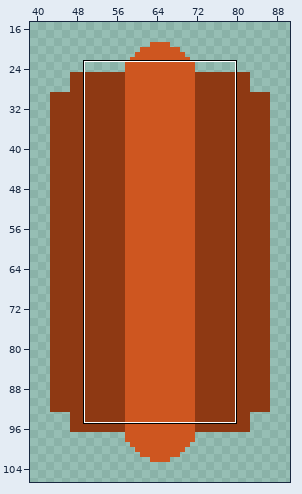
Sprite sheet -- assets/HotDog.png. The first picture is a wide view before the edit; the outline marks the close-up.
Close-up. As it was:
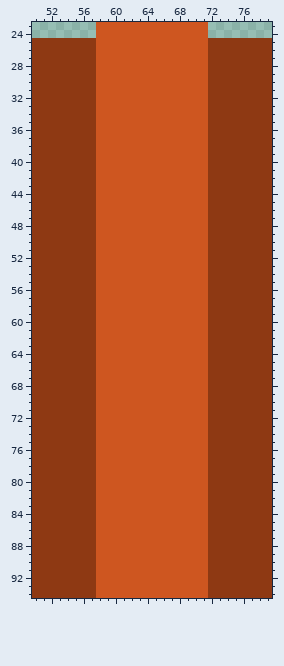
The file is 128x128 pixels. Shown: x 50..79, y 23..94. The wide view leaves out empty margins.
New version:
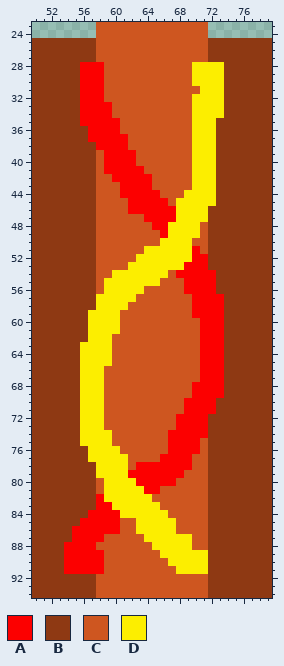
Palette (. is transparent): A #fc0000  B #8e3913  C #ce5620  D #fcee00
From old to new:
y 28..30: x 56..58 BBC -> AAA; x 70..73 CCBB -> DDDD
y 31: x 56..58 BBC -> AAA; x 71..73 CBB -> DDD
y 32: x 56..58 BBC -> AAA; x 70..73 CCBB -> DDDD
y 33..34: x 56..59 BBCC -> AAAA; x 70..73 CCBB -> DDDD
y 35: x 56..60 BBCCC -> AAAAA; x 70..72 CCB -> DDD
y 36: x 57..60 BCCC -> AAAA; x 70..72 CCB -> DDD
y 37: x 57..61 BCCCC -> AAAAA; x 70..72 CCB -> DDD
y 38: x 58..61 CCCC -> AAAA; x 70..72 CCB -> DDD
y 39..40: x 59..62 CCCC -> AAAA; x 70..72 CCB -> DDD
y 41: x 59..63 CCCCC -> AAAAA; x 70..72 CCB -> DDD
y 42: x 60..64 CCCCC -> AAAAA; x 70..72 CCB -> DDD
y 43: x 61..64 CCCC -> AAAA; x 70..72 CCB -> DDD
y 44: x 61..65 CCCCC -> AAAAA; x 69..72 CCCB -> DDDD
y 45: x 62..66 CCCCC -> AAAAA; x 68..72 CCCCB -> DDDDD
y 46: x 62..71 CCCCCCCCCC -> AAAAAADDDD
y 47: x 64..71 CCCCCCCC -> AAAADDDD
y 48: x 65..70 CCCCCC -> AADDDD
y 49: x 66..70 CCCCC -> ADDDD
y 50: x 66..69 CCCC -> DDDD
y 51: x 64..70 CCCCCCC -> DDDDDDA
y 52: x 63..71 CCCCCCCCC -> DDDDDDDAA
y 53: x 62..71 CCCCCCCCCC -> DDDDDDDAAA
y 54: x 60..66 CCCCCCC -> DDDDDDD; x 68..72 CCCCB -> AAAAA
y 55: x 59..65 CCCCCCC -> DDDDDDD; x 69..72 CCCB -> AAAA
y 56: x 59..63 CCCCC -> DDDDD; x 69..72 CCCB -> AAAA
y 57: x 58..62 CCCCC -> DDDDD; x 70..73 CCBB -> AAAA
y 58: x 58..61 CCCC -> DDDD; x 70..73 CCBB -> AAAA
y 59: x 57..60 BCCC -> DDDD; x 70..73 CCBB -> AAAA
y 60..61: x 57..60 BCCC -> DDDD; x 71..73 CBB -> AAA
y 62: x 57..59 BCC -> DDD; x 71..73 CBB -> AAA
y 63..65: x 56..59 BBCC -> DDDD; x 71..73 CBB -> AAA
y 66..67: x 56..58 BBC -> DDD; x 71..73 CBB -> AAA
y 68..69: x 56..58 BBC -> DDD; x 70..73 CCBB -> AAAA
y 70..71: x 56..58 BBC -> DDD; x 69..72 CCCB -> AAAA
y 72..73: x 56..58 BBC -> DDD; x 68..71 CCCC -> AAAA
y 74: x 56..59 BBCC -> DDDD; x 67..71 CCCCC -> AAAAA
y 75: x 56..59 BBCC -> DDDD; x 67..70 CCCC -> AAAA
y 76: x 57..60 BCCC -> DDDD; x 67..70 CCCC -> AAAA
y 77: x 57..61 BCCCC -> DDDDD; x 66..69 CCCC -> AAAA
y 78: x 58..61 CCCC -> DDDD; x 63..69 CCCCCCC -> AAAAAAA
y 79: x 58..68 CCCCCCCCCCC -> DDDDAAAAAAA
y 80: x 59..67 CCCCCCCCC -> DDDDAAAAA
y 81: x 59..65 CCCCCCC -> DDDDDAA
y 82: x 58..64 CCCCCCC -> ADDDDDD
y 83: x 58..65 CCCCCCCC -> AADDDDDD
y 84: x 57..66 BCCCCCCCCC -> AAAADDDDDD
y 85: x 56..60 BBCCC -> AAAAA; x 63..67 CCCCC -> DDDDD
y 86: x 55..60 BBBCCC -> AAAAAA; x 63..67 CCCCC -> DDDDD
y 87: x 55..58 BBBC -> AAAA; x 64..69 CCCCCC -> DDDDDD
y 88: x 54..57 BBBB -> AAAA; x 65..69 CCCCC -> DDDDD
y 89: x 54..58 BBBBC -> AAAAA; x 66..71 CCCCCC -> DDDDDD
y 90: x 54..58 BBBBC -> AAAAA; x 67..71 CCCCC -> DDDDD
y 91: x 54..58 BBBBC -> AAAAA; x 68..71 CCCC -> DDDD
